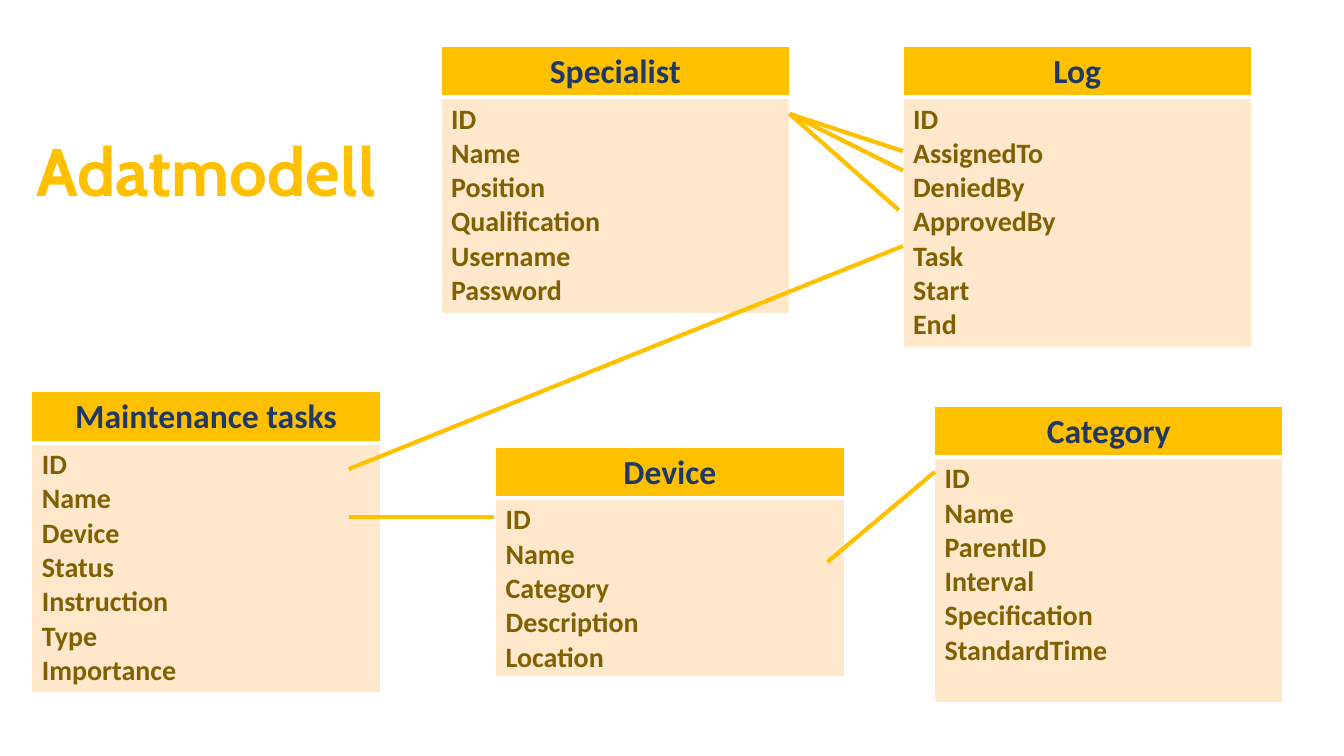
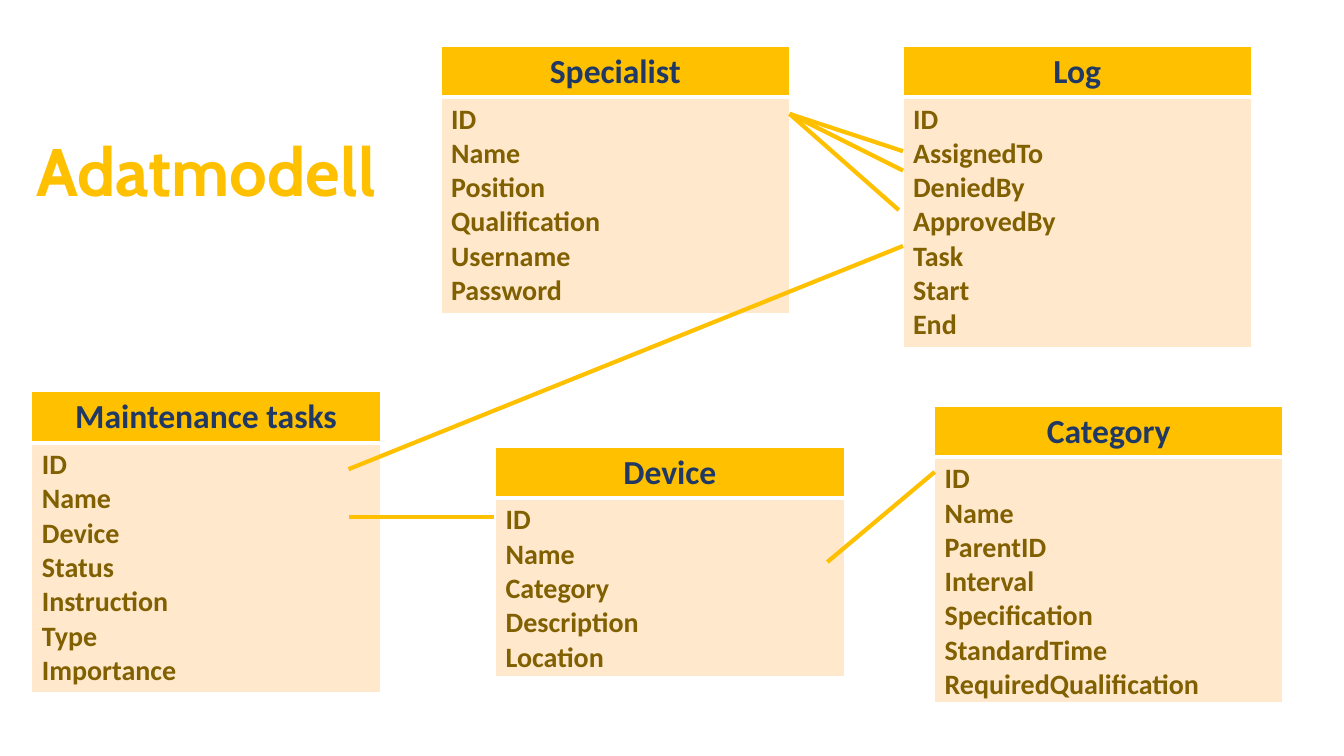
Before and after one commit to holiczab/rendf-33.csapat, a slide deck: slide 1 of Tervek.pptx. Drawn at 1344x756 pixels with LibreOffice and Linux fonts; fonts in the diff are those of the drawing. Boxes give left, top, right and bottom in pixels: in the first picture for what was removed or moved away, otherwise in the second. Text is boxed around its words. In the diff, an @@ line names an element or a change of style, - is before the commit and + after.

```diff
--- a/Tervek.pptx
+++ b/Tervek.pptx
@@ table at (935,406,1284,703) @@
-row 2, column 1: ID / Name / ParentID / Interval / Specification / StandardTime
+row 2, column 1: ID / Name / ParentID / Interval / Specification / StandardTime / RequiredQualification
```
Also in this commit, not shown: 3 other files.
